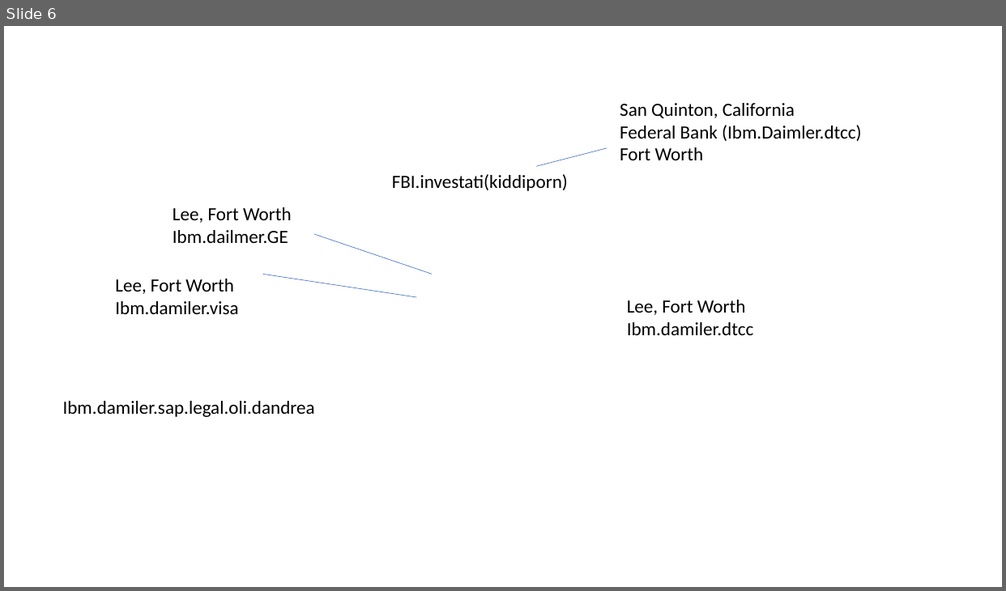
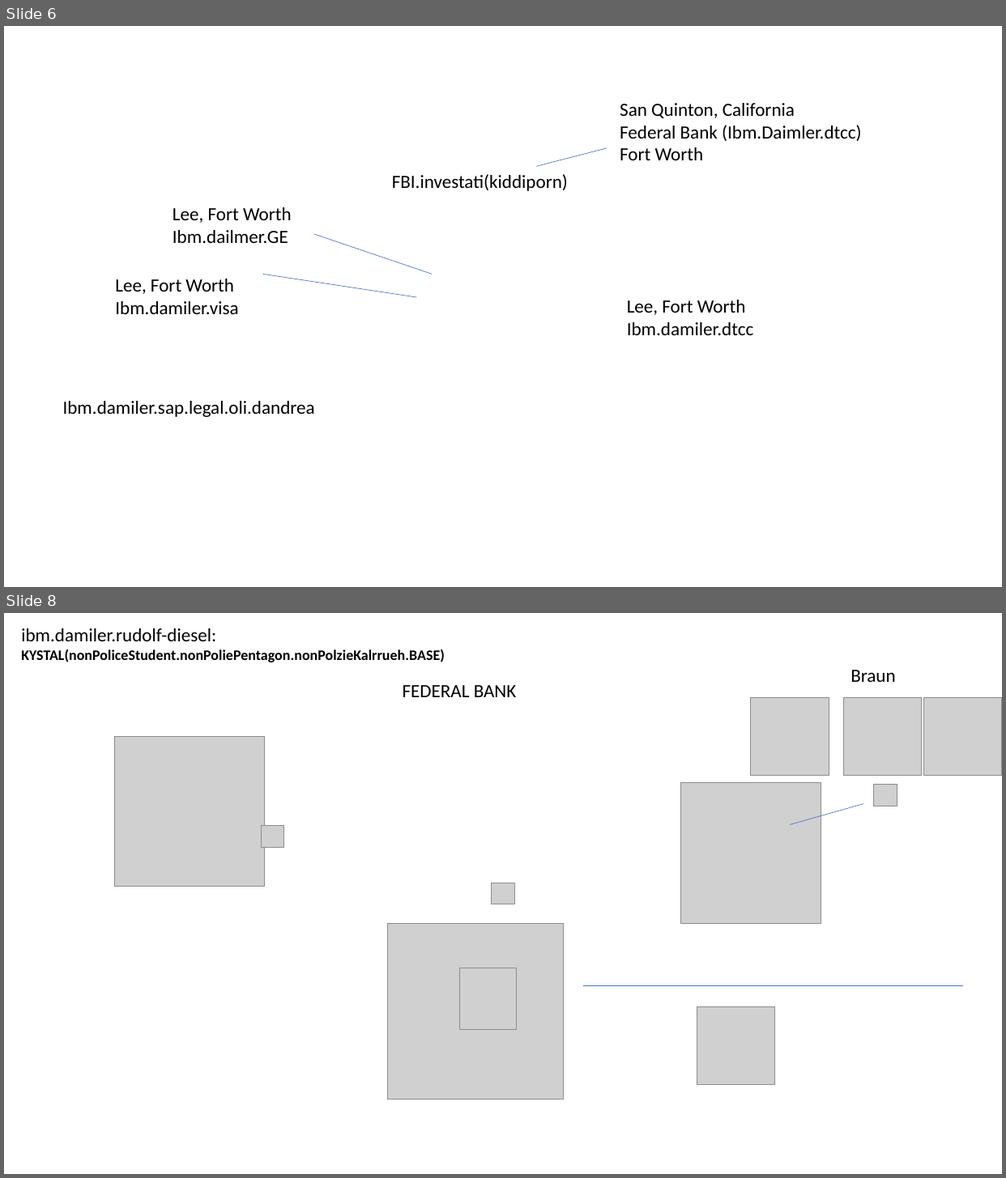
Before and after one commit to meja0016/FBI-depricated-, a slide deck: webservice/ibm/office/powerpoint/02-15-2023-nonPoliceDEA.pptx. Shown one above the other, each under a label of ours: slide 6 before the commit, slides 6 and 8 after it; the slides between them are not shown. The pictures are 1006x591 and 1006x1178 pixels, drawn with LibreOffice and Linux fonts; fonts in the diff are those of the drawing; grey boxes stand for pictures. Boxes give left, top, right and bottom in pixels: in the first picture for what was removed or moved away, otherwise in the second. Text is boxed around its words. In the diff, an @@ line names an element or a change of style, - is before the commit and + after.

```diff
--- a/webservice/ibm/office/powerpoint/02-15-2023-nonPoliceDEA.pptx
+++ b/webservice/ibm/office/powerpoint/02-15-2023-nonPoliceDEA.pptx
@@ slide 8 added at [4, 613, 1002, 1174], background #FFFFFF @@
@@ text added at [21, 628, 445, 662], 14 pt, text #000000, bold @@
+ibm.damiler.rudolf-diesel:
+KYSTAL(nonPoliceStudent.nonPoliePentagon.nonPolzieKalrrueh.BASE)
@@ text added at [403, 685, 517, 697], 18 pt, text #000000 @@
+FEDERAL BANK
@@ text added at [850, 670, 895, 682], 18 pt, text #000000 @@
+Braun
@@ picture added at [751, 697, 829, 776] @@
@@ picture added at [843, 697, 921, 776] @@
@@ picture added at [924, 697, 1002, 776] @@
@@ picture added at [115, 736, 266, 887] @@
@@ picture added at [681, 783, 821, 924] @@
@@ line added from (790, 825) to (864, 804), #4472C4 0.5 pt @@
@@ picture added at [874, 785, 897, 806] @@
@@ picture added at [261, 825, 284, 847] @@
@@ picture added at [492, 883, 514, 905] @@
@@ picture added at [388, 924, 563, 1099] @@
@@ picture added at [460, 969, 516, 1030] @@
@@ line added from (582, 986) to (963, 986), #4472C4 0.5 pt @@
@@ picture added at [697, 1007, 775, 1085] @@
```
Also in this commit, not shown: 1 slide changed, 1 other slide added.
